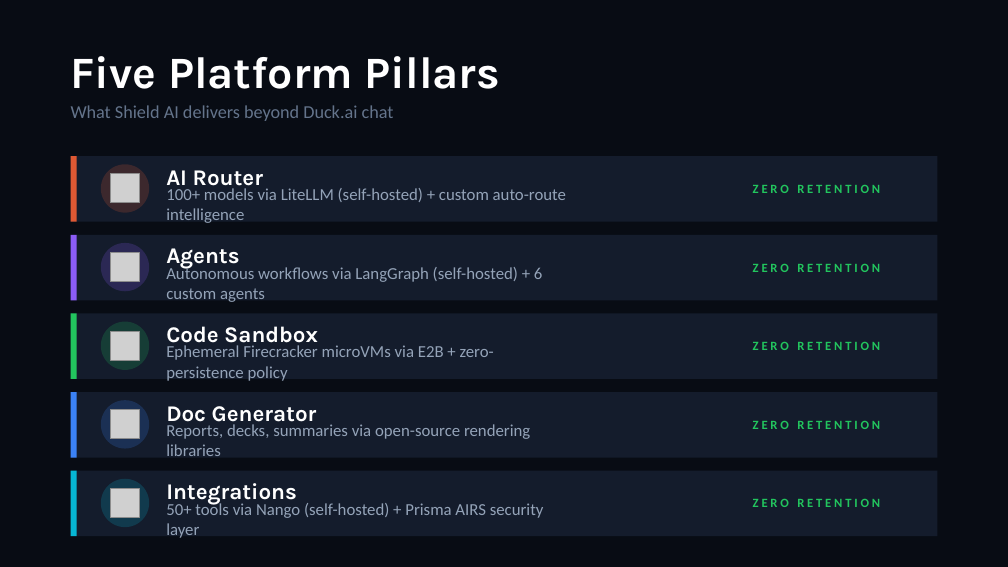
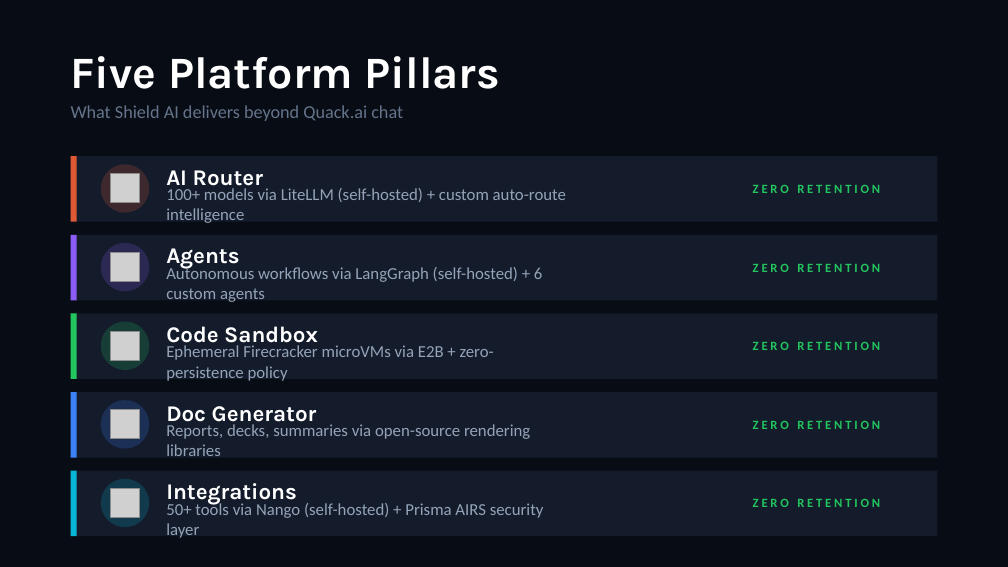
Before and after one commit to jaypast/shield-ai, a slide deck: slide 4 of proposal/shield-ai-proposal.pptx. Drawn at 1008x567 pixels with LibreOffice and Linux fonts; fonts in the diff are those of the drawing; grey boxes stand for pictures. Boxes give left, top, right and bottom in pixels: in the first picture for what was removed or moved away, otherwise in the second. Text is boxed around its words. In the diff, an @@ line names an element or a change of style, - is before the commit and + after.

Commit message:
Fix deck: 'by DuckDuckGo' → 'A Proposal for QuackQuackMoo' + all DDG refs

```diff
--- a/proposal/shield-ai-proposal.pptx
+++ b/proposal/shield-ai-proposal.pptx
@@ text at [71,105,403,121]: text changed @@
-What Shield AI delivers beyond Duck.ai chat
+What Shield AI delivers beyond Quack.ai chat
```
Also in this commit, not shown: 6 other slides changed.
